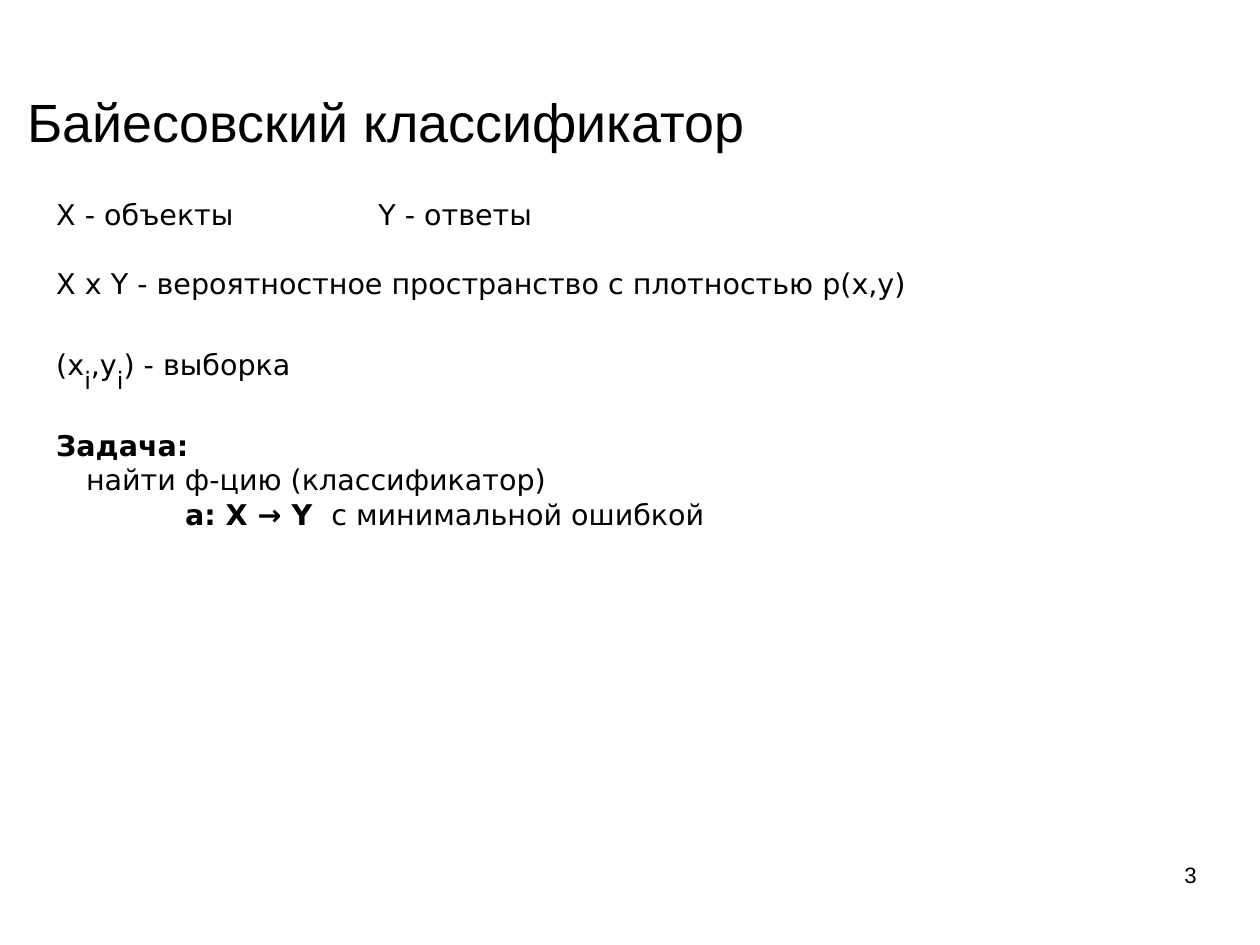
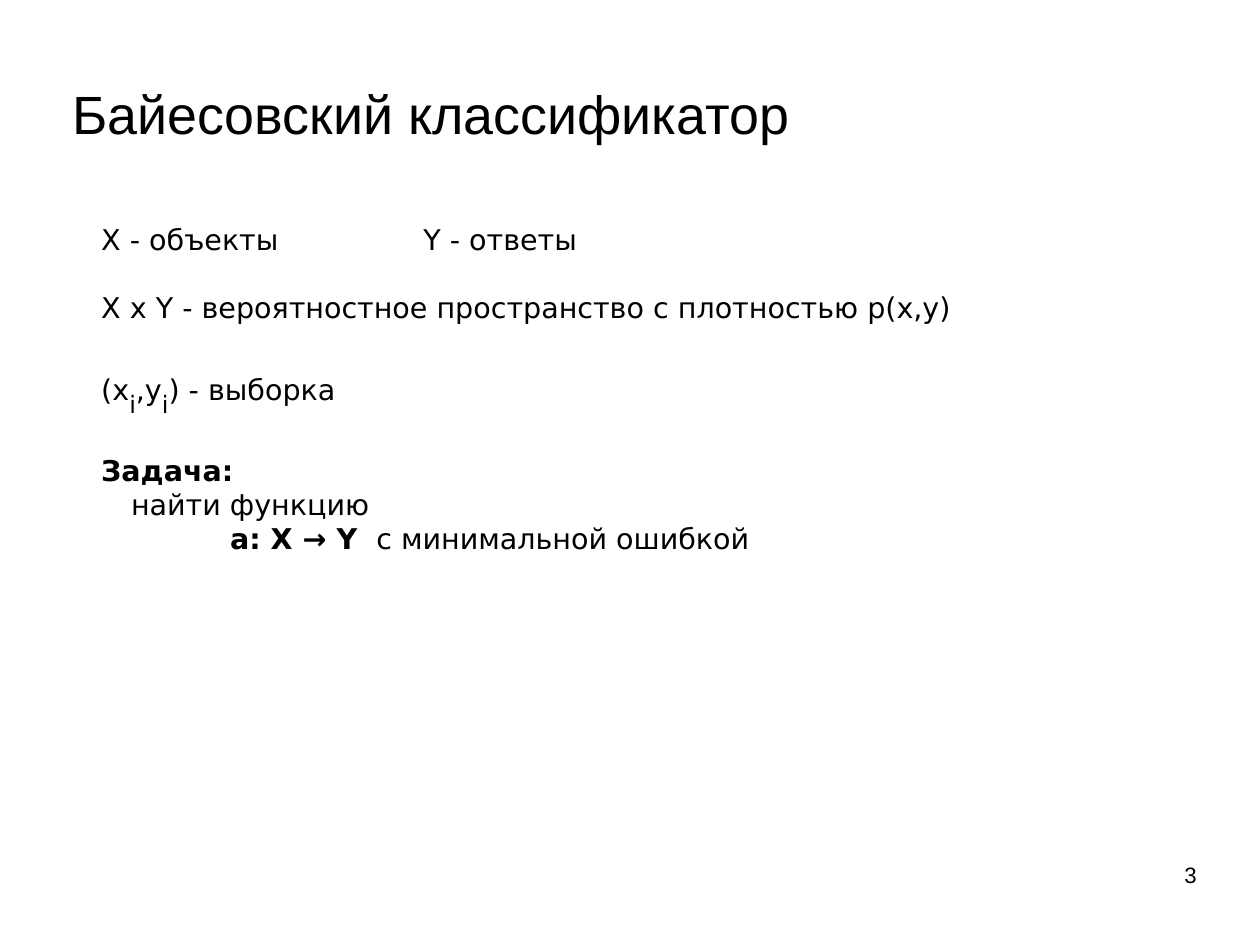
Before and after one commit to mechanoid5/ml_lectorium_legacy, a slide deck: slide 3 of 11-bayes.odp. Drawn at 1260x945 pixels with LibreOffice and Linux fonts; fonts in the diff are those of the drawing; background and template pictures are left out. Boxes give left, top, right and bottom in pixels: in the first picture for what was removed or moved away, otherwise in the second. Text is boxed around its words. In the diff, an @@ line names an element or a change of style, - is before the commit and + after.

```diff
--- a/11-bayes.odp
+++ b/11-bayes.odp
@@ title "Байесовский классификатор": place and size @@
-title "Байесовский классификатор" at box(27, 102, 744, 151)
+title "Байесовский классификатор" at box(72, 94, 789, 144)
@@ text "X - объекты Y - ...": place and size @@
-text "X - объекты Y - ..." at box(56, 203, 905, 526)
+text "X - объекты Y - ..." at box(101, 228, 950, 550)
@@ text at box(131, 493, 369, 521): text changed @@
-найти ф-цию (классификатор)
+найти функцию
```
Also in this commit, not shown: 5 other slides changed, 1 other file.
